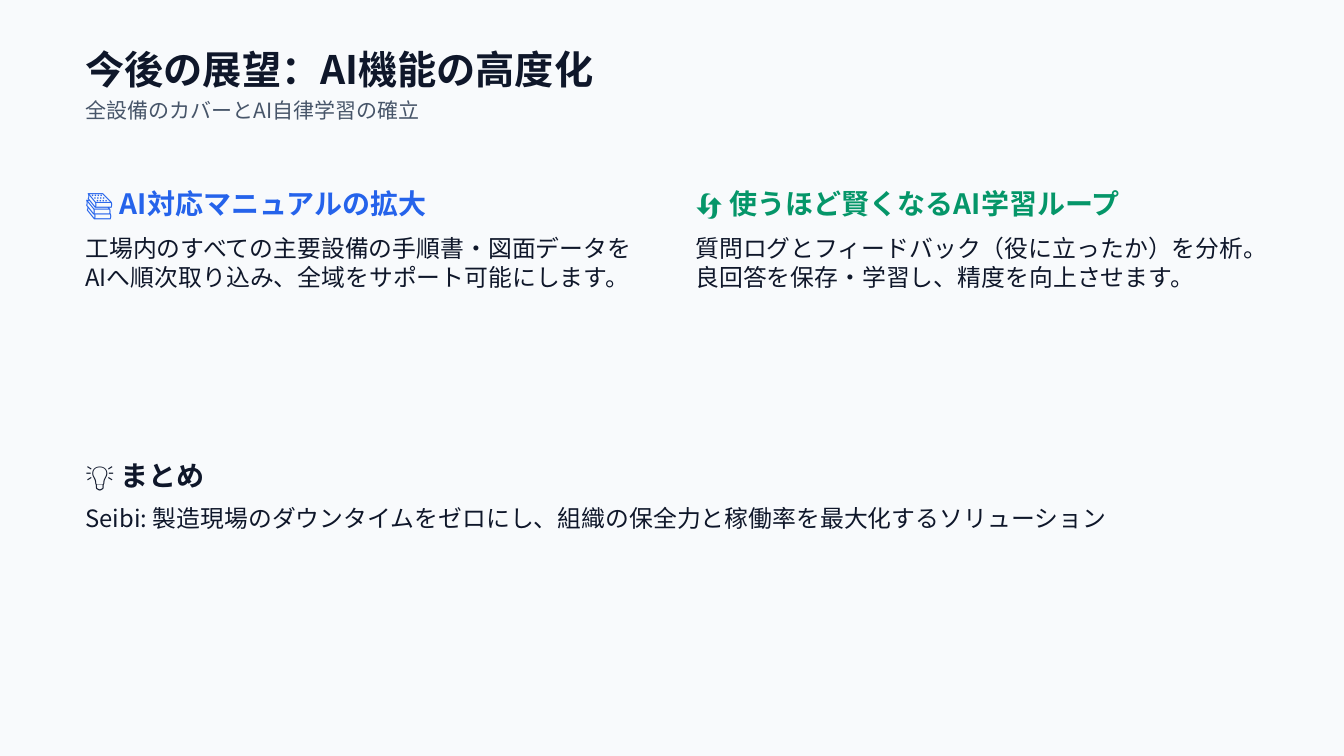
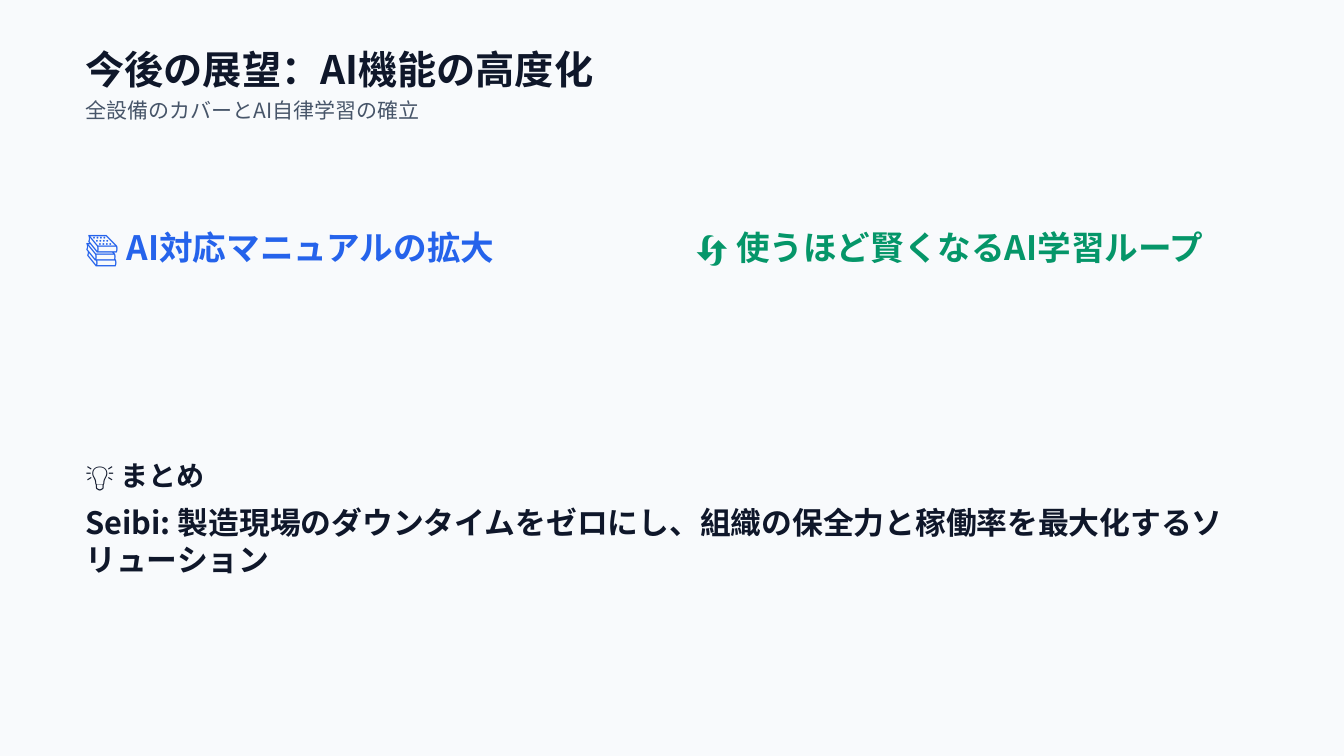
Before and after one commit to markjosephdsgatdula-dotcom/seibi-app-presentation, a slide deck: slide 11 of seibi_presentation.pptx. Drawn at 1344x756 pixels with LibreOffice and Linux fonts; fonts in the diff are those of the drawing. Boxes give left, top, right and bottom in pixels: in the first picture for what was removed or moved away, otherwise in the second. Text is boxed around its words. In the diff, an @@ line names an element or a change of style, - is before the commit and + after.

```diff
--- a/seibi_presentation.pptx
+++ b/seibi_presentation.pptx
@@ text "📚 AI対応マニュアルの拡大": place and size @@
-text "📚 AI対応マニュアルの拡大" at [85,237,631,288]
+text "📚 AI対応マニュアルの拡大" at [76,222,650,444]
@@ text "📚 AI対応マニュアルの拡大" at [76,222,650,444]: size 20 to 24 pt; less space between paragraphs @@
@@ text at [85,237,631,288]: paragraph removed @@
-工場内のすべての主要設備の手順書・図面データをAIへ順次取り込み、全域をサポート可能にします。
@@ text "🔄 使うほど賢くなるAI学習ループ": place and size @@
-text "🔄 使うほど賢くなるAI学習ループ" at [695,190,1267,288]
+text "🔄 使うほど賢くなるAI学習ループ" at [736,231,1204,263]
@@ text "🔄 使うほど賢くなるAI学習ループ" at [736,231,1204,263]: size 20 to 24 pt; less space between paragraphs @@
@@ text at [695,236,1267,288]: paragraph removed @@
-質問ログとフィードバック（役に立ったか）を分析。良回答を保存・学習し、精度を向上させます。
@@ text at [85,507,1223,574]: size 17 to 22 pt, bold on; more space between paragraphs @@
```
Also in this commit, not shown: 7 other slides changed, 18 other files.
